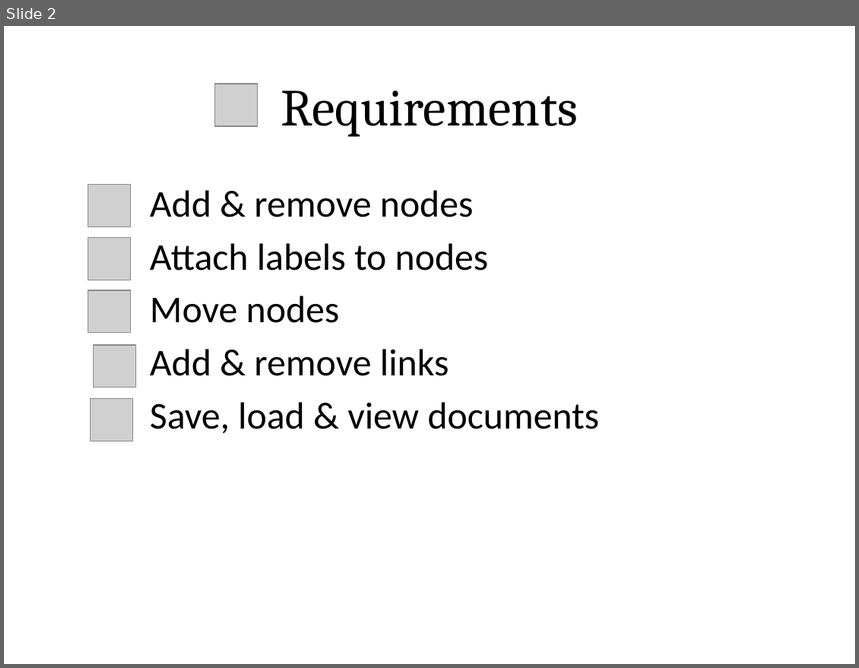
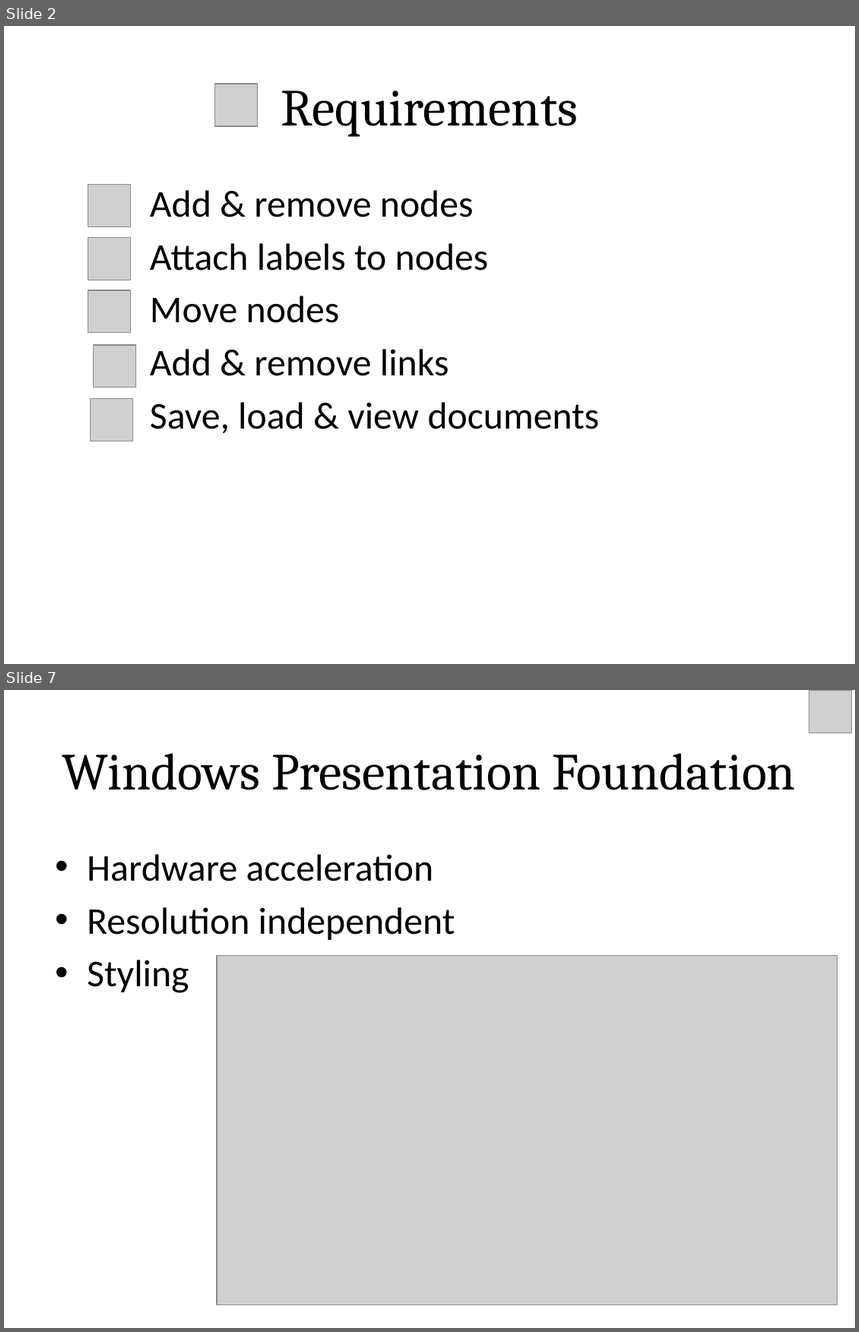
Before and after one commit to hinst/Coursework_2, a slide deck: Documentation/coursetion.pptx. Shown one above the other, each under a label of ours: slide 2 before the commit, slides 2 and 7 after it; the slides between them are not shown. The pictures are 859x668 and 859x1332 pixels, drawn with LibreOffice and Linux fonts; fonts in the diff are those of the drawing; grey boxes stand for pictures. Boxes give left, top, right and bottom in pixels: in the first picture for what was removed or moved away, otherwise in the second. Text is boxed around its words. In the diff, an @@ line names an element or a change of style, - is before the commit and + after.

```diff
--- a/Documentation/coursetion.pptx
+++ b/Documentation/coursetion.pptx
@@ slide 7 added at (4, 690, 855, 1328), background #FFFFFF @@
@@ picture added at (810, 691, 852, 733) @@
@@ title added at (63, 753, 797, 790), 44 pt, text #000000 @@
+Windows Presentation Foundation
@@ text added at (87, 854, 455, 993), 32 pt, text #000000 @@
+• Hardware acceleration
+• Resolution independent
+• Styling
@@ picture added at (217, 955, 837, 1305) @@
```
Also in this commit, not shown: 1 slide changed, 6 other slides added, 1 slide removed, 1 other file.
